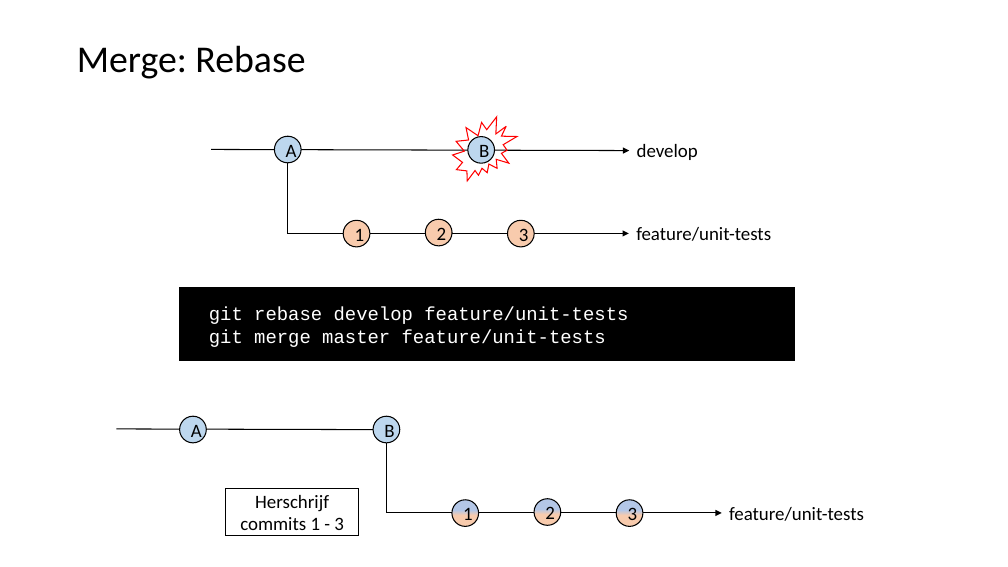
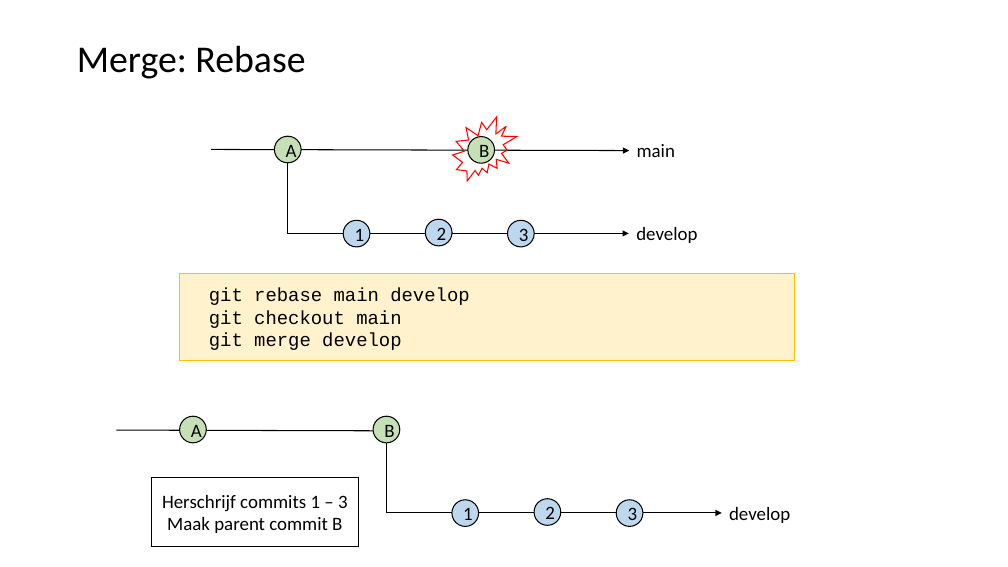
Before and after one commit to LFKoning/knowledge-sharing, a slide deck: slide 55 of git_course/1_basics/git_basic.pptx (slide 50 before the commit). Drawn at 1008x567 pixels with LibreOffice and Linux fonts; fonts in the diff are those of the drawing. Boxes give left, top, right and bottom in pixels: in the first picture for what was removed or moved away, otherwise in the second. Text is boxed around its words. In the diff, an @@ line names an element or a change of style, - is before the commit and + after.

```diff
--- a/git_course/1_basics/git_basic.pptx
+++ b/git_course/1_basics/git_basic.pptx
@@ text at (637, 144, 675, 157): text changed @@
-develop
+main
@@ fill #F8CBAD to #BDD7EE in 3 elements at (426, 219, 452, 246), (343, 220, 370, 247), (507, 220, 534, 247) @@
@@ text at (636, 227, 697, 243): text changed @@
-feature/unit-tests
+develop
@@ rectangle "git rebase main develop": place and size @@
-rectangle "git rebase main develop" at (179, 288, 795, 361)
+rectangle "git rebase main develop" at (179, 273, 795, 361)
@@ rectangle "git rebase main develop" at (179, 273, 795, 361): fill #000000 to #FFF2CC; outline #000000 1 pt to #FFC000 0.5 pt @@
@@ text in rectangle at (209, 288, 469, 350): text changed; text colour #FFFFFF to #000000 @@
-git rebase develop feature/unit-tests
-git merge master feature/unit-tests
+git rebase main develop
+git checkout main
+git merge develop
@@ fill #BDD7EE to #C5E0B4 in 4 elements at (274, 136, 301, 163), (468, 137, 495, 163), (180, 417, 206, 443), (373, 417, 399, 443) @@
@@ rectangle "Herschrijf commits 1 – 3": place and size @@
-rectangle "Herschrijf commits 1 – 3" at (225, 488, 358, 535)
+rectangle "Herschrijf commits 1 – 3" at (151, 477, 359, 547)
@@ text in rectangle at (162, 495, 348, 533): text changed @@
-Herschrijf commits 1 - 3
+Herschrijf commits 1 – 3
+Maak parent commit B
@@ fill gradient #B4C7E7 to #F8CBAD to #BDD7EE in 3 elements at (534, 499, 560, 526), (452, 500, 479, 526), (616, 500, 643, 526) @@
@@ text at (729, 507, 790, 523): text changed @@
-feature/unit-tests
+develop
```
Also in this commit, not shown: 40 other slides changed, 10 slides added, 2 other files.
